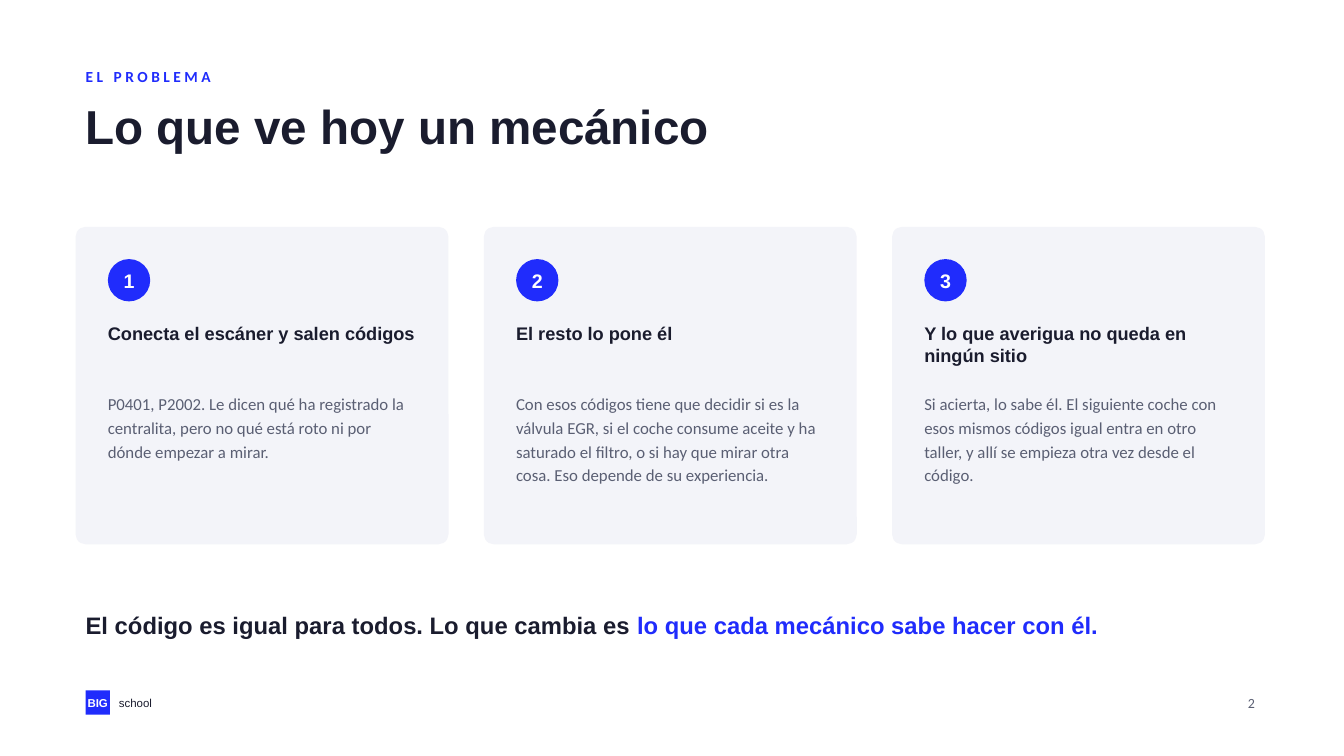
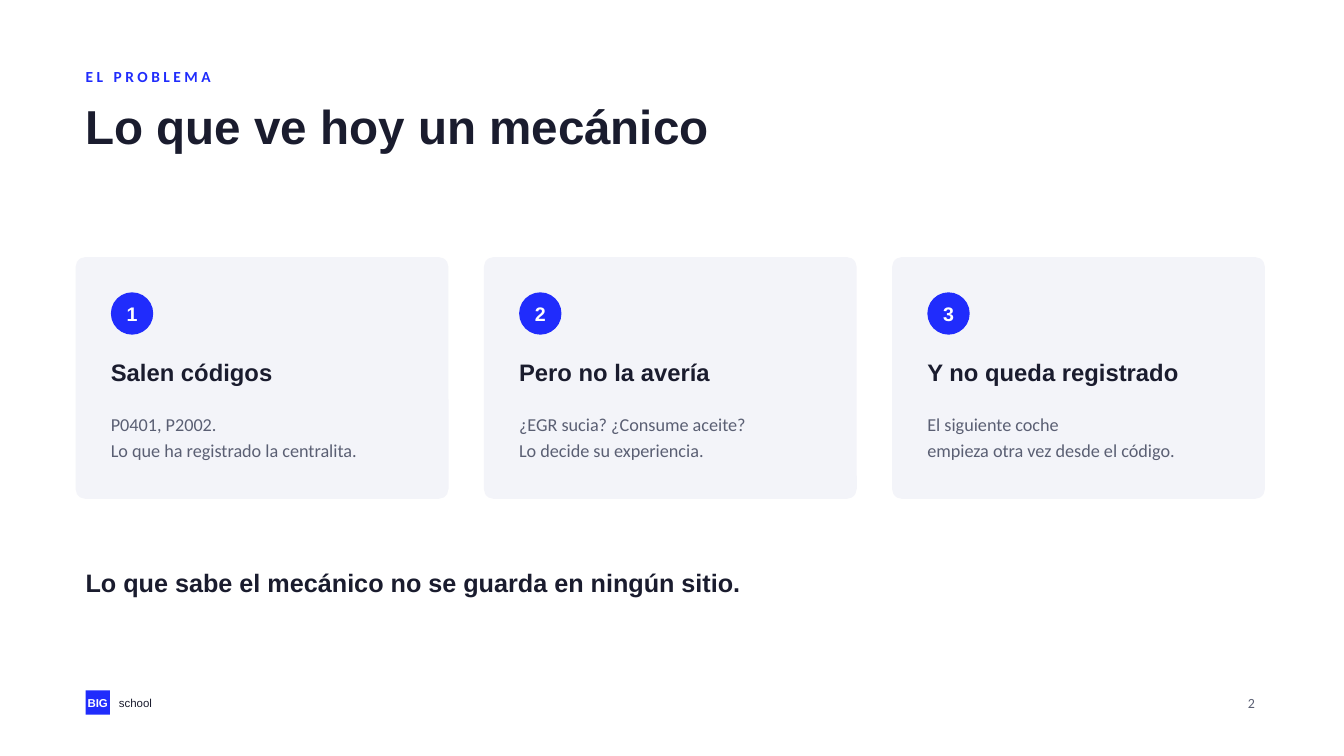
Before and after one commit to NovilloQuinta/intelligent-automotive-diagnostics, a slide deck: slide 2 of docs/presentacion/tfm-intelligent-automotive-diagnostics.pptx. Drawn at 1344x756 pixels with LibreOffice and Linux fonts; fonts in the diff are those of the drawing. Boxes give left, top, right and bottom in pixels: in the first picture for what was removed or moved away, otherwise in the second. Text is boxed around its words. In the diff, an @@ line names an element or a change of style, - is before the commit and + after.

```diff
--- a/docs/presentacion/tfm-intelligent-automotive-diagnostics.pptx
+++ b/docs/presentacion/tfm-intelligent-automotive-diagnostics.pptx
@@ rounded rectangle: place and size @@
-rounded rectangle at (76,227,449,544)
+rounded rectangle at (76,257,449,499)
@@ rounded rectangle: place and size @@
-rounded rectangle at (484,227,857,544)
+rounded rectangle at (484,257,857,499)
@@ proportions changed in 3 elements at (76,257,449,499), (484,257,857,499), (892,257,1265,499) @@
@@ rounded rectangle: place and size @@
-rounded rectangle at (892,227,1265,544)
+rounded rectangle at (892,257,1265,499)
@@ 3 texts, 3 ellipses: place and size @@
-3 texts, 3 ellipses at (108,259,967,301)
+3 texts, 3 ellipses at (111,292,970,335)
@@ text at (111,363,272,386): text changed; size 13 to 17 pt @@
-Conecta el escáner y salen códigos
+Salen códigos
@@ text at (519,363,710,382): text changed; size 13 to 17 pt @@
-El resto lo pone él
+Pero no la avería
@@ text at (927,363,1178,386): text changed; size 13 to 17 pt @@
-Y lo que averigua no queda en ningún sitio
+Y no queda registrado
@@ text at (111,419,356,460): text changed; size 12 to 13 pt @@
-P0401, P2002. Le dicen qué ha registrado la centralita, pero no qué está roto ni por dónde empezar a mirar.
+P0401, P2002.
+Lo que ha registrado la centralita.
@@ text at (519,418,746,460): text changed; size 12 to 13 pt @@
-Con esos códigos tiene que decidir si es la válvula EGR, si el coche consume aceite y ha saturado el filtro, o si hay que mirar otra cosa. Eso depende de su experiencia.
+¿EGR sucia? ¿Consume aceite?
+Lo decide su experiencia.
@@ text at (927,418,1174,460): text changed; size 12 to 13 pt @@
-Si acierta, lo sabe él. El siguiente coche con esos mismos códigos igual entra en otro taller, y allí se empieza otra vez desde el código.
+El siguiente coche
+empieza otra vez desde el código.
@@ text at (86,573,740,597): text changed; size 17 to 18 pt @@
-El código es igual para todos. Lo que cambia es lo que cada mecánico sabe hacer con él.
+Lo que sabe el mecánico no se guarda en ningún sitio.
```
Also in this commit, not shown: 1 other slide changed, 1 slide added, 1 other file.
